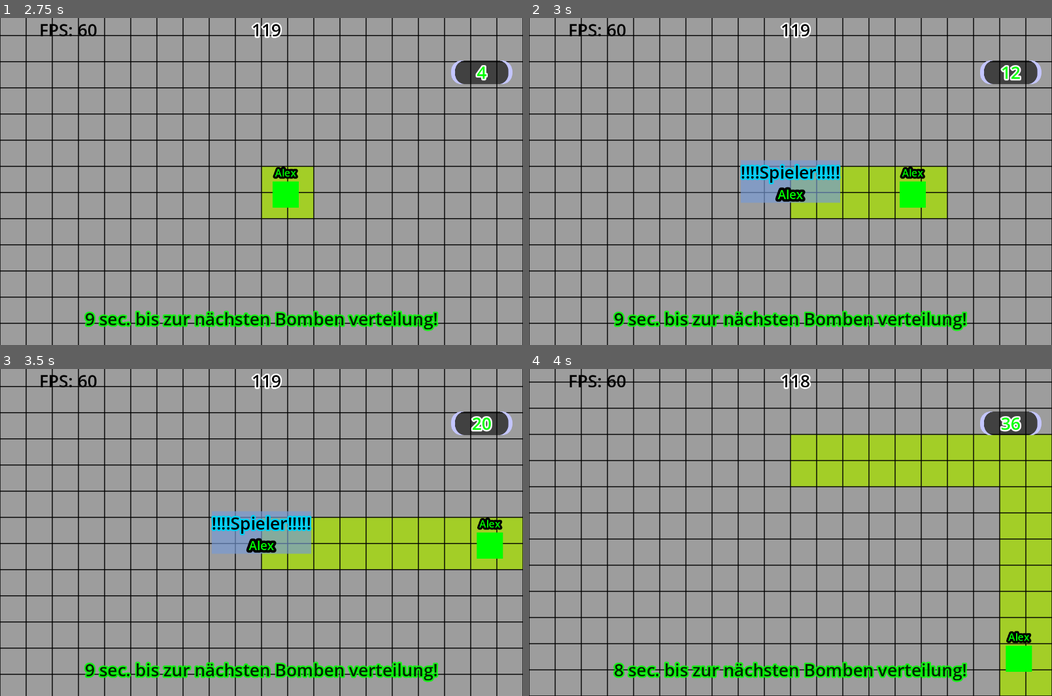
Above: before the commit, frames 1-4 (two rows, left to right).
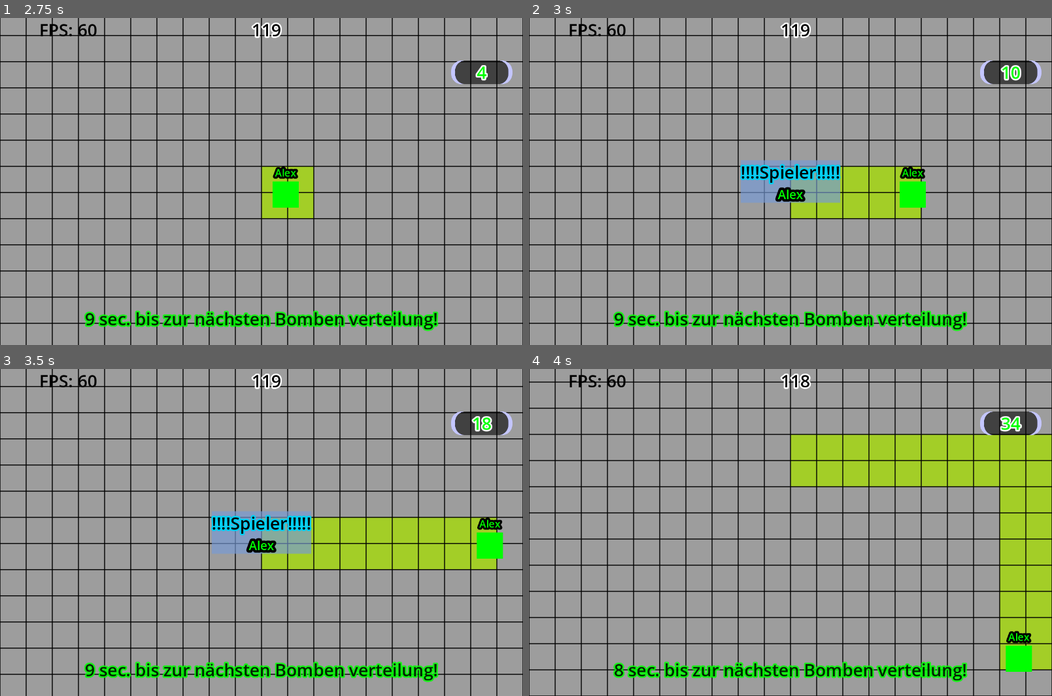
Above: after the commit, the same moments.

Repository: NIK-98/Paint_The_Ground
Game: Godot game, scene res://sceens/level.tscn
The game is run twice, just before and just after one commit, with the same random seed, the same clock (stepped at 60 frames per second) and the same inputs. This scene is started directly instead of the project's main scene.
Inputs (mouse positions are in pixels of both pictures, inside the frame that each line leads up to):
- Up to frame 1 (2.75 s): click (261, 34) at 0.52 s; type "Alex" at 0.6 s; click "Bestätiegen" at 1.25 s; click "Start Game" at 2 s
- Up to frame 2 (3 s): move the mouse to (905, 165) at 2.77 s; hold D (right) from 2.78 s (still down); hold Tab (Info) from 2.78 s (still down); click (905, 165) at 2.92 s
- Up to frame 3 (3.5 s): keep holding D (right); keep holding Tab (Info)
- Up to frame 4 (4 s): tap Enter at 3.5 s; move the mouse to (685, 548) at 3.52 s; release D (right) at 3.53 s; release Tab (Info) at 3.53 s; hold S (down) from 3.53 s (still down); tap Tab (Info) at 3.6 s

Frame 1 is identical in both runs. In frame 2, 0.8% of the frame differs, in the area x 75-95%, y 14-62%; in frame 3, 0.8%; in frame 4, 0.8%, in the area x 90-100%, y 14-100%.
Error before the commit: Attempt to call function 'get_node' in base 'null instance' on a null instance. (res://scripts/level.gd:189)
Error after the commit: Attempt to call function 'get_node' in base 'null instance' on a null instance. (res://scripts/level.gd:188)

Commit message:
bomben werden syncronisiert aber beim entfernnen gibt es noch error meldungen

Diff:
--- a/sceens/bombe.tscn
+++ b/sceens/bombe.tscn
@@ -1,15 +1,10 @@
-[gd_scene load_steps=5 format=3 uid="uid://ctvl7k2hphpvs"]
+[gd_scene load_steps=4 format=3 uid="uid://ctvl7k2hphpvs"]
 
 [ext_resource type="Texture2D" uid="uid://cofso2pqd70dj" path="res://assets/Boomb/boomb.png" id="1_3bc5a"]
 [ext_resource type="Script" path="res://scripts/bombe.gd" id="1_d6tas"]
 
 [sub_resource type="CircleShape2D" id="CircleShape2D_hce8j"]
 radius = 21.0
-
-[sub_resource type="SceneReplicationConfig" id="SceneReplicationConfig_arara"]
-properties/0/path = NodePath(".:position")
-properties/0/spawn = true
-properties/0/replication_mode = 1
 
 [node name="Bombe" type="Node2D" groups=["boom"]]
 script = ExtResource("1_d6tas")
@@ -22,6 +17,3 @@
 [node name="CollisionShape2D" type="CollisionShape2D" parent="Area2D"]
 position = Vector2(0, 3)
 shape = SubResource("CircleShape2D_hce8j")
-
-[node name="MultiplayerSynchronizer" type="MultiplayerSynchronizer" parent="."]
-replication_config = SubResource("SceneReplicationConfig_arara")
--- a/sceens/level.tscn
+++ b/sceens/level.tscn
@@ -130,45 +130,39 @@
 properties/2/path = NodePath("CanvasLayer/Start:visible")
 properties/2/spawn = true
 properties/2/replication_mode = 1
-properties/3/path = NodePath(".:randpos")
+properties/3/path = NodePath("CanvasLayer/Bomb_time:text")
 properties/3/spawn = true
 properties/3/replication_mode = 1
-properties/4/path = NodePath(".:oldrandpos")
+properties/4/path = NodePath("CanvasLayer/Bomb_time:visible")
 properties/4/spawn = true
 properties/4/replication_mode = 1
-properties/5/path = NodePath("CanvasLayer/Bomb_time:text")
+properties/5/path = NodePath("loby:count_players_wait")
 properties/5/spawn = true
 properties/5/replication_mode = 1
-properties/6/path = NodePath("CanvasLayer/Bomb_time:visible")
+properties/6/path = NodePath("loby:player_conect_count")
 properties/6/spawn = true
 properties/6/replication_mode = 1
-properties/7/path = NodePath("loby:count_players_wait")
+properties/7/path = NodePath("loby:is_running")
 properties/7/spawn = true
 properties/7/replication_mode = 1
-properties/8/path = NodePath("loby:player_conect_count")
+properties/8/path = NodePath("loby:Max_clients")
 properties/8/spawn = true
 properties/8/replication_mode = 1
-properties/9/path = NodePath("loby:is_running")
+properties/9/path = NodePath("Werten:visible")
 properties/9/spawn = true
 properties/9/replication_mode = 1
-properties/10/path = NodePath("loby:Max_clients")
+properties/10/path = NodePath(".:starting")
 properties/10/spawn = true
 properties/10/replication_mode = 1
-properties/11/path = NodePath("Werten:visible")
+properties/11/path = NodePath("Tap/CenterContainer/PanelContainer/VBoxContainer:alignment")
 properties/11/spawn = true
 properties/11/replication_mode = 1
-properties/12/path = NodePath(".:starting")
+properties/12/path = NodePath("loby:visible")
 properties/12/spawn = true
 properties/12/replication_mode = 1
-properties/13/path = NodePath("Tap/CenterContainer/PanelContainer/VBoxContainer:alignment")
+properties/13/path = NodePath("loby:hidenloby")
 properties/13/spawn = true
 properties/13/replication_mode = 1
-properties/14/path = NodePath("loby:visible")
-properties/14/spawn = true
-properties/14/replication_mode = 1
-properties/15/path = NodePath("loby:hidenloby")
-properties/15/spawn = true
-properties/15/replication_mode = 1
 
 [node name="level" type="Node2D" groups=["Level"]]
 script = ExtResource("1_5145t")
@@ -183,10 +177,6 @@
 script = ExtResource("8_ul4n7")
 
 [node name="Bomben" type="Node" parent="."]
-
-[node name="BombenSpawner" type="MultiplayerSpawner" parent="."]
-_spawnable_scenes = PackedStringArray("res://sceens/bombe.tscn")
-spawn_path = NodePath("../Bomben")
 
 [node name="Players" type="Node" parent="."]
 
--- a/scripts/bombe.gd
+++ b/scripts/bombe.gd
@@ -4,25 +4,23 @@
 @onready var level = get_parent().get_parent()
 
 const  bomb_radius = 6
-var cleaners_count = 0
+var clean = ""
 
 
+func _process(_delta):
+	for area in $Area2D.get_overlapping_areas():
+		if area.get_parent().is_in_group("player"):
+			area.get_parent().change_paint_rad()
+			aktivate_bombe.rpc(area.get_parent().color_cell)
+	level.del_boom.rpc(clean)
+	clean = ""
+
+@rpc("any_peer","call_local")
 func aktivate_bombe(cell: int):
-	if not OS.has_feature("dedicated_server"):
-		var tile_position = map.local_to_map(position)
-		for x in range(-bomb_radius,bomb_radius):
-			for y in range(-bomb_radius,bomb_radius):
-				var pos = Vector2i(x, y) + tile_position
-				if map.get_cell_source_id(0,pos) != -1:
-					map.set_cell(0, pos, cell, Vector2i(0,0))
-	cleaners_count += 1
-	clean_boom()
-
-
-func clean_boom():
-	if OS.has_feature("dedicated_server"):
-		if cleaners_count-1 == len(multiplayer.get_peers()):
-			queue_free()
-	if is_multiplayer_authority():
-		if not OS.has_feature("dedicated_server") and cleaners_count-1 == len(multiplayer.get_peers()):
-			queue_free()
+	var tile_position = map.local_to_map(position)
+	for x in range(-bomb_radius,bomb_radius):
+		for y in range(-bomb_radius,bomb_radius):
+			var pos = Vector2i(x, y) + tile_position
+			if map.get_cell_source_id(0,pos) != -1:
+				map.set_cell(0, pos, cell, Vector2i(0,0))
+	clean = name
--- a/scripts/level.gd
+++ b/scripts/level.gd
@@ -11,8 +11,6 @@
 @onready var map = get_node("floor")
 @onready var bombe = preload("res://sceens/bombe.tscn")
 @onready var Bomben = get_node("Bomben")
-@export var randpos = Vector2(randi_range(bomb_spawn_genzen,Global.Spielfeld_Size.x-bomb_spawn_genzen),randi_range(bomb_spawn_genzen,Global.Spielfeld_Size.y-bomb_spawn_genzen))
-@export var oldrandpos = randpos
 @export var starting = false
 
 var Time_out = false
@@ -124,17 +122,18 @@
 
 
 @rpc("any_peer","call_local")
-func update_spawn_bomb_position():
-	oldrandpos = randpos
-	randpos = Vector2(randi_range(bomb_spawn_genzen,Global.Spielfeld_Size.x-bomb_spawn_genzen),randi_range(bomb_spawn_genzen,Global.Spielfeld_Size.y-bomb_spawn_genzen))
-
-
-func spawn_new_bombe():
-	update_spawn_bomb_position.rpc()
-	var new_bombe = bombe.instantiate()
-	new_bombe.name = "bombe"
-	new_bombe.position = randpos
-	Bomben.add_child(new_bombe, true)
+func spawn_new_bombe(randpos):
+	for i in range(Global.Spawn_bomben_limit):
+		var new_bombe = bombe.instantiate()
+		new_bombe.name = "bombe"
+		new_bombe.position = randpos
+		Bomben.add_child(new_bombe, true)
+
+
+@rpc("any_peer","call_local")
+func del_boom(nodename: String):
+	if Bomben.has_node(str(nodename)):
+		Bomben.get_node(str(nodename)).queue_free()
 
 
 func add_score(id: int):
@@ -251,13 +250,7 @@
 
 
 func _on_timerbomb_timeout():
-	if OS.has_feature("dedicated_server"):
-		for i in range(Global.Spawn_bomben_limit):
-			spawn_new_bombe()
-		return
-	if is_multiplayer_authority():
-		for i in range(Global.Spawn_bomben_limit):
-			spawn_new_bombe()
+	spawn_new_bombe.rpc(Vector2(randi_range(bomb_spawn_genzen,Global.Spielfeld_Size.x-bomb_spawn_genzen),randi_range(bomb_spawn_genzen,Global.Spielfeld_Size.y-bomb_spawn_genzen)))
 
 
 func _on_timerende_timeout():
--- a/scripts/player.gd
+++ b/scripts/player.gd
@@ -19,6 +19,7 @@
 var player_spawn_grenze = 200
 var ende = false
 @export var paint_radius = 2
+@export var peers = []
 
 @onready var camera = $Camera2D
 
@@ -27,6 +28,10 @@
 	position = Vector2(randi_range(player_spawn_grenze,Global.Spielfeld_Size.x-player_spawn_grenze-$Color.size.x),randi_range(player_spawn_grenze,Global.Spielfeld_Size.y-player_spawn_grenze-$Color.size.y))
 
 func _ready():
+	for peer_id in multiplayer.get_peers():
+		peers.append(peer_id)
+	if multiplayer.is_server():
+		peers.append(1)
 	$CanvasLayer/Winner.visible = false
 	$CanvasLayer/Los.visible = false
 	$Camera2D.limit_right = Global.Spielfeld_Size.x
@@ -67,11 +72,10 @@
 					Input.action_release("down")
 				move = Input.get_vector("left","right","up","down")
 				velocity = move*SPEED
-			move_and_collide(velocity)
 			if (velocity.x != 0 or velocity.y != 0):
 				paint.rpc()
-			boom()
 			score_counter.rpc()
+			move_and_collide(velocity)
 		elif level.Time_out and not ende:
 			ende = true
 			if name.to_int() == multiplayer.get_unique_id():
@@ -174,13 +178,6 @@
 			get_node("CanvasLayer/Los").set_color(Color.YELLOW)
 
 
-func boom():
-	for area in $Area2D.get_overlapping_areas():
-		if area.get_parent().is_in_group("boom"):
-			change_paint_rad()
-			area.get_parent().aktivate_bombe(color_cell)
-
-
 func change_paint_rad():
 	var radius_varscheinlichkeit = [2,2,2,2,2,4] #1/6 chance auf grösseren radius
 	paint_radius = radius_varscheinlichkeit.pick_random()
